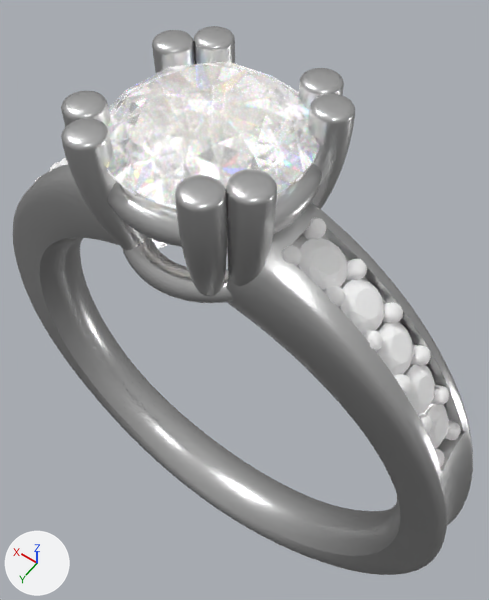
Two versions of the glTF model scene.gltf, one commit apart.
Rendered twice from a 50 mm lens placed at (-7.86, 9.49, 20.82), pointed at (0.27, -1.89, 2.94). Arrows for +X, +Y and +Z are at lower left; the lights stay in place. Where no turn or scale is listed for an object, it has been applied to the vertices.

The first picture shows 'perfectDiamondRing'.
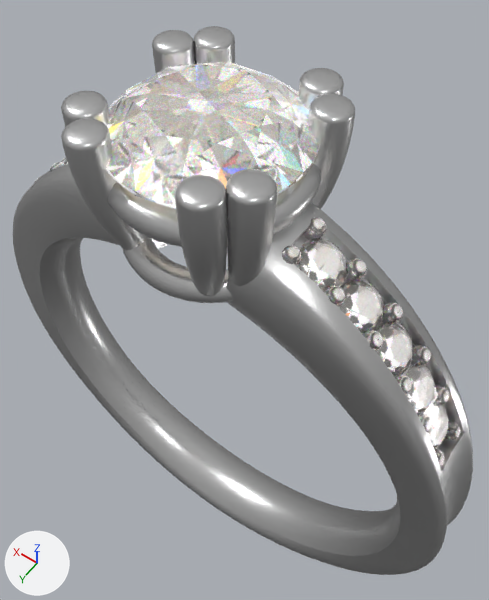
Pixel boxes [x1, y1, x2, y2] of what changed, in the pictures (489 x 600 px):
'perfectDiamondRing', surface changed: [33, 47, 467, 472] in both

The change, as a list of edits to the scene's bpy script:
```text
Add img_diamondringcolor3:
    img_diamondringcolor3 = load_image('DiamondRingColor3', 'textures/z/DiamondRingColor3.png', 512, 512, 'sRGB')
Change mat_diamond:
    remove # nodes: BsdfPrincipled, OutputMaterial
    remove # colours: white #ffffff
    nodes: BsdfPrincipled, Math, OutputMaterial, TexImage x2
    uses the picture img_diamondringcolor2
Change mat_diamond_giant:
    where n0 = _N.new('ShaderNodeBsdfPrincipled'); n0.name = 'Principled BSDF'
    remove n0.inputs[4].default_value = 0.7  # 'Alpha'
    where n2 = _N.new('ShaderNodeTexImage'); n2.name = 'Image Texture'
    n2.image: img_diamondringcolor2 -> img_diamondringcolor3
    add n3 = _N.new('ShaderNodeMath'); n3.name = 'Math'
    add n3.operation = 'MULTIPLY'
    add n3.inputs[1].default_value = 0.7  # 'Value'
    add n4 = _N.new('ShaderNodeTexImage'); n4.name = 'Image Texture.001'
    add n4.image = img_diamondringcolor3
    add _L.new(n3.outputs[0], n0.inputs[4])  # 'Value' to 'Alpha'
    add _L.new(n4.outputs[0], n0.inputs[0])  # 'Color' to 'Base Color'
    add _L.new(n4.outputs[1], n3.inputs[0])  # 'Alpha' to 'Value'
```
